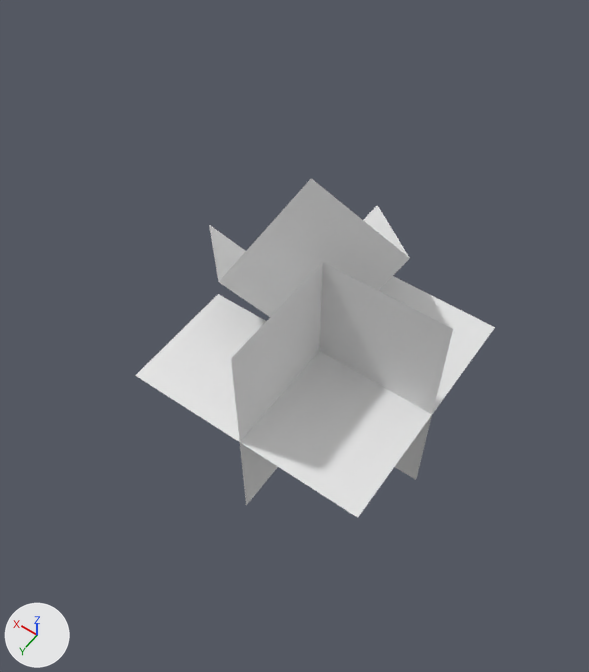
The OBJ model data/bmc/bmc_tiles_3/t_150.obj as it was, and as the next commit left it.
Rendered twice from a 50 mm lens placed at (-1.03, 1.6, 2.53), pointed at (0.07, 0.06, 0.1). Arrows for +X, +Y and +Z are at lower left; the lights stay in place. Where no turn or scale is listed for an object, it has been applied to the vertices.

Names of what the first picture shows: 't_150'.
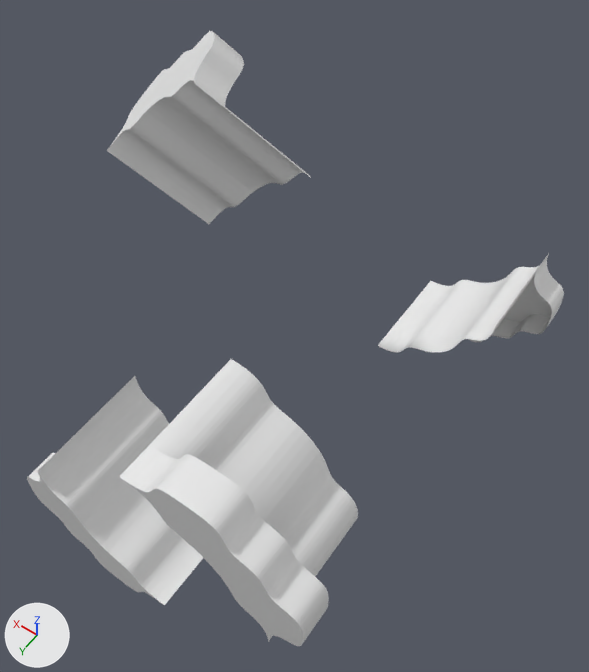
The change, as JSON lines over the scene's bpy script:
```json
{"block": "me_t_150", "where": "# used by ob_t_150; location = (0.0, 0.0, 0.0)"}
{"op": "remove", "block": "me_t_150", "code": "me_t_150.from_pydata(...)  # 22 vertices, 24 faces; spans x -0.5..0.667, y -0.667..0.5, z -0.5..0.667"}
{"op": "add", "block": "me_t_150", "code": "me_t_150.from_pydata(...)  # 3904 vertices, 7248 faces; spans x -0.625..1.02, y -1.0..1.0, z -0.625..1.02"}
{"block": "me_t_150", "change": "me_t_150 part 1: 1 vertex moved from x 0.333, y -0.333, z -0.167 to x 0.778, y -0.111, z 0.278; 13 vertices removed from x -0.5..0.5, y -0.667..0.5, z -0.5..0.5; 3895 vertices added at x -0.625..1.02, y -1.0..1.0, z -0.625..1.02"}
```

Pixel boxes (x1, y1, x2, y2) of what changed, in the pictures (589 x 672 px):
```json
{"object": "t_150", "change": "reshaped", "before": [135, 178, 495, 517], "after": [27, 31, 564, 646], "on screen": "49% wider, 81% taller"}
```
